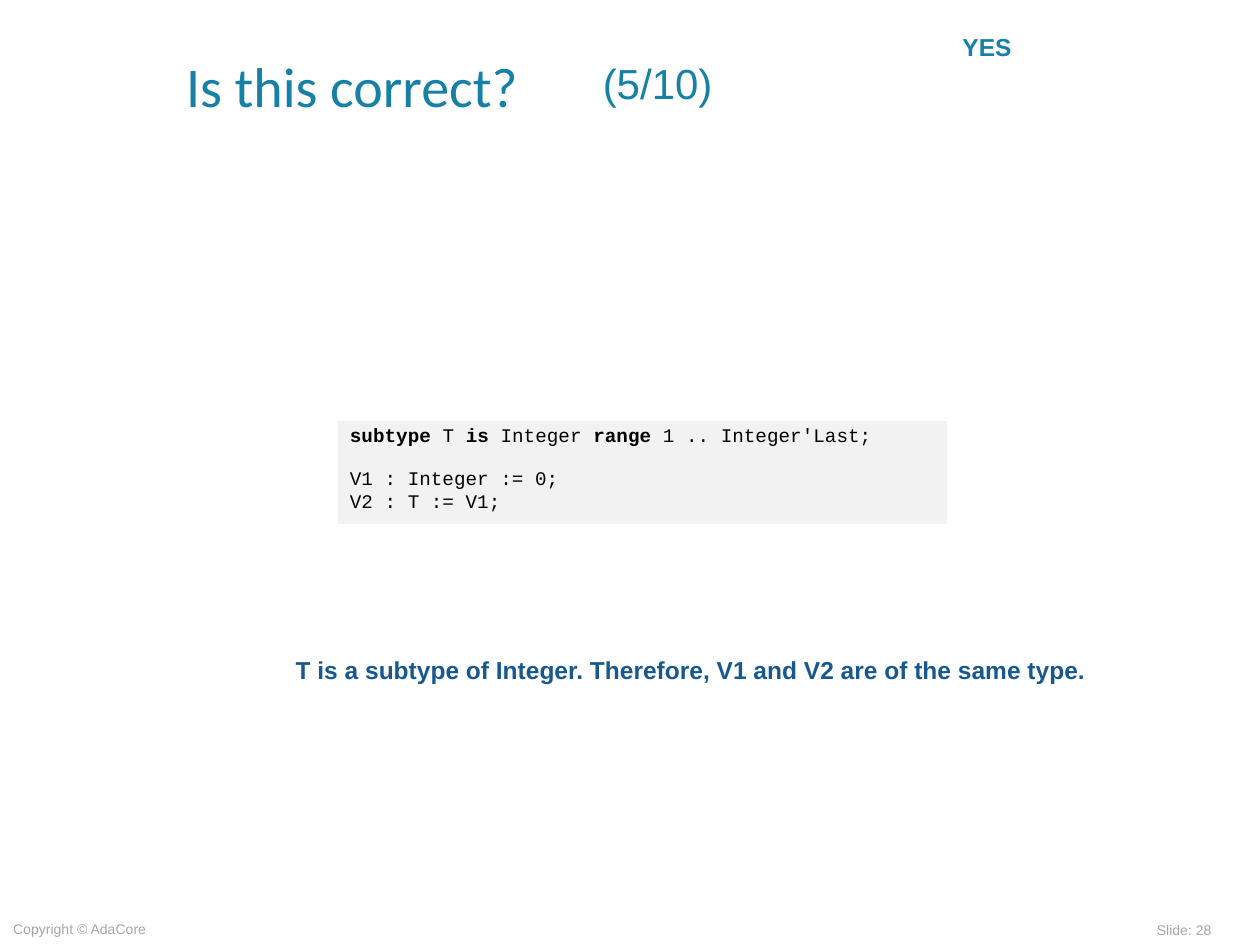
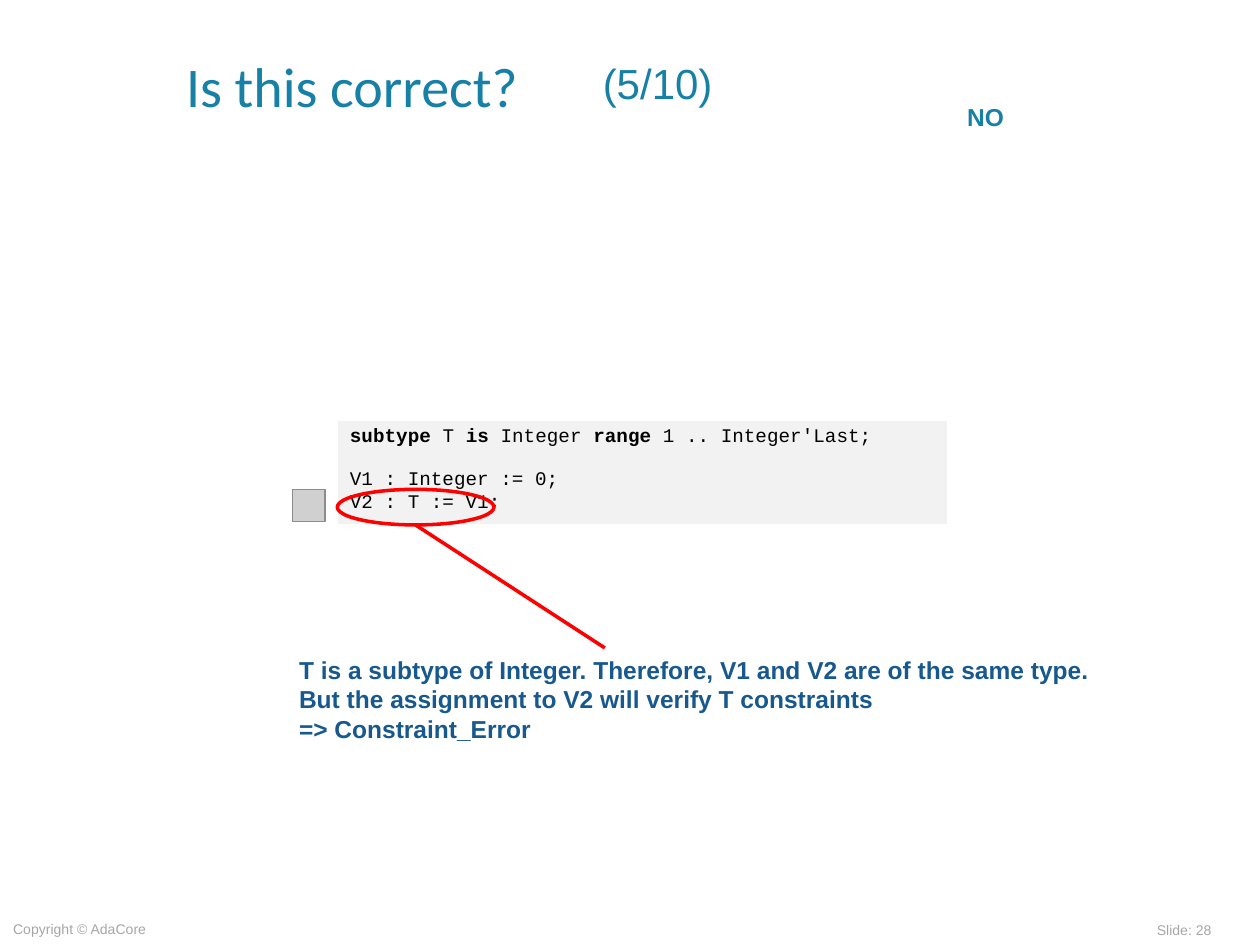
Before and after one commit to AdaCoreU/Courses, a slide deck: slide 28 of lectures/03_Programming_in_the_Large/02_Type_Safety/slides/Strong_Typing.ppt. Drawn at 1260x945 pixels with LibreOffice and Linux fonts; fonts in the diff are those of the drawing; grey boxes stand for pictures; background and template pictures are left out. Boxes give left, top, right and bottom in pixels: in the first picture for what was removed or moved away, otherwise in the second. Text is boxed around its words. In the diff, an @@ line names an element or a change of style, - is before the commit and + after.

```diff
--- a/lectures/03_Programming_in_the_Large/02_Type_Safety/slides/Strong_Typing.ppt
+++ b/lectures/03_Programming_in_the_Large/02_Type_Safety/slides/Strong_Typing.ppt
@@ text removed at box(962, 39, 1011, 57) @@
-YES
@@ text added at box(967, 109, 1004, 127), 14 pt, text #1780A6, bold @@
+NO
@@ picture added at box(292, 489, 325, 522) @@
@@ ellipse added at box(338, 489, 494, 524), outline #FF0000 2.01 pt @@
@@ line added from (416, 525) to (605, 648), #FF0000 2.01 pt @@
@@ text at box(299, 690, 872, 741): paragraphs added @@
+But the assignment to V2 will verify T constraints
+=> Constraint_Error
```
Also in this commit, not shown: 1 other file.
